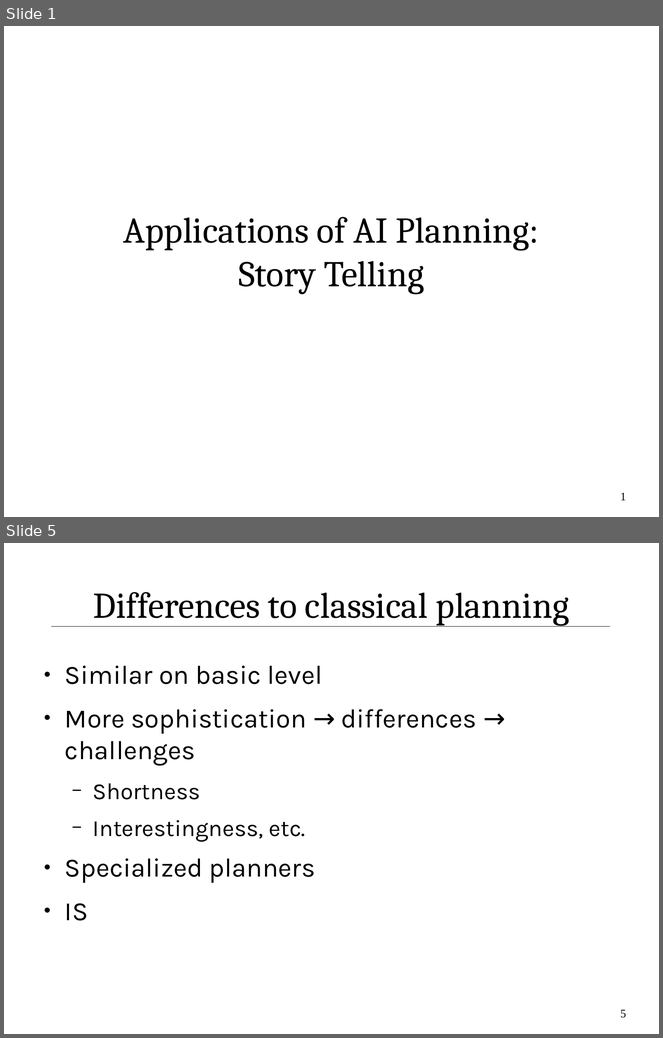
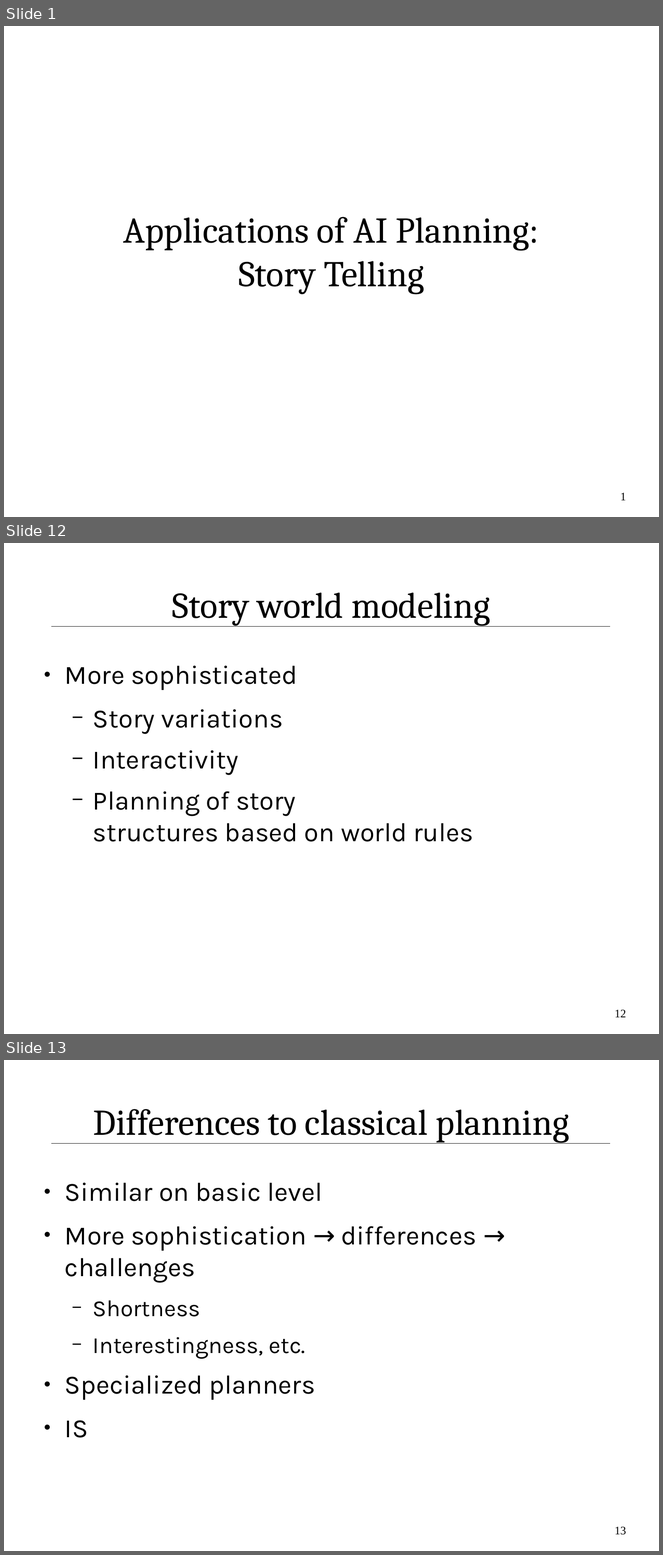
Before and after one commit to IllDepence/ai_seminar, a slide deck: praes/praes.odp. Shown one above the other, each under a label of ours: slides 1 and 5 before the commit, slides 1, 12 and 13 after it; the slides between them are not shown. The pictures are 663x1038 and 663x1555 pixels, drawn with LibreOffice and Linux fonts; fonts in the diff are those of the drawing. Boxes give left, top, right and bottom in pixels: in the first picture for what was removed or moved away, otherwise in the second. Text is boxed around its words. In the diff, an @@ line names an element or a change of style, - is before the commit and + after.

```diff
--- a/praes/praes.odp
+++ b/praes/praes.odp
@@ slide 12 added at bbox=[4, 543, 659, 1034], background #FFFFFF; not listed: 1 template element that a slide beside it also shows @@
@@ title added at bbox=[172, 592, 491, 626], 44 pt, text #000000 @@
+Story world modeling
@@ text added at bbox=[65, 666, 474, 842], 32 pt, text #000000 @@
+● More sophisticated
+  − Story variations
+  − Interactivity
+  − Planning of story
+    structures based on world rules
@@ page number added at bbox=[615, 1010, 626, 1018], 14 pt, text #000000 @@
+12
@@ what was slide 5 is now slide 13 @@
@@ page number at bbox=[615, 1527, 626, 1535]: text changed @@
-5
+13
```
Also in this commit, not shown: 3 slides changed, 7 other slides added.
